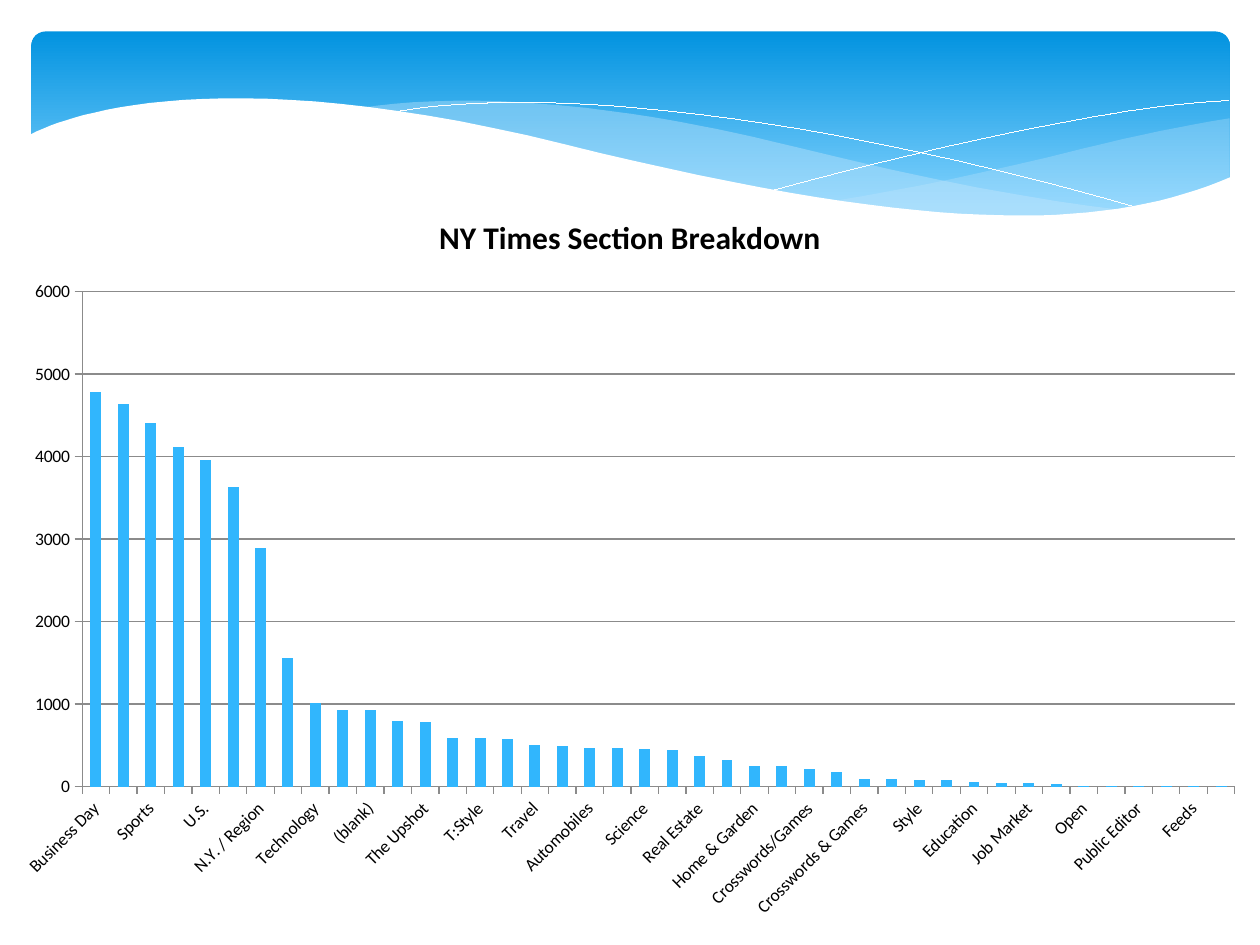
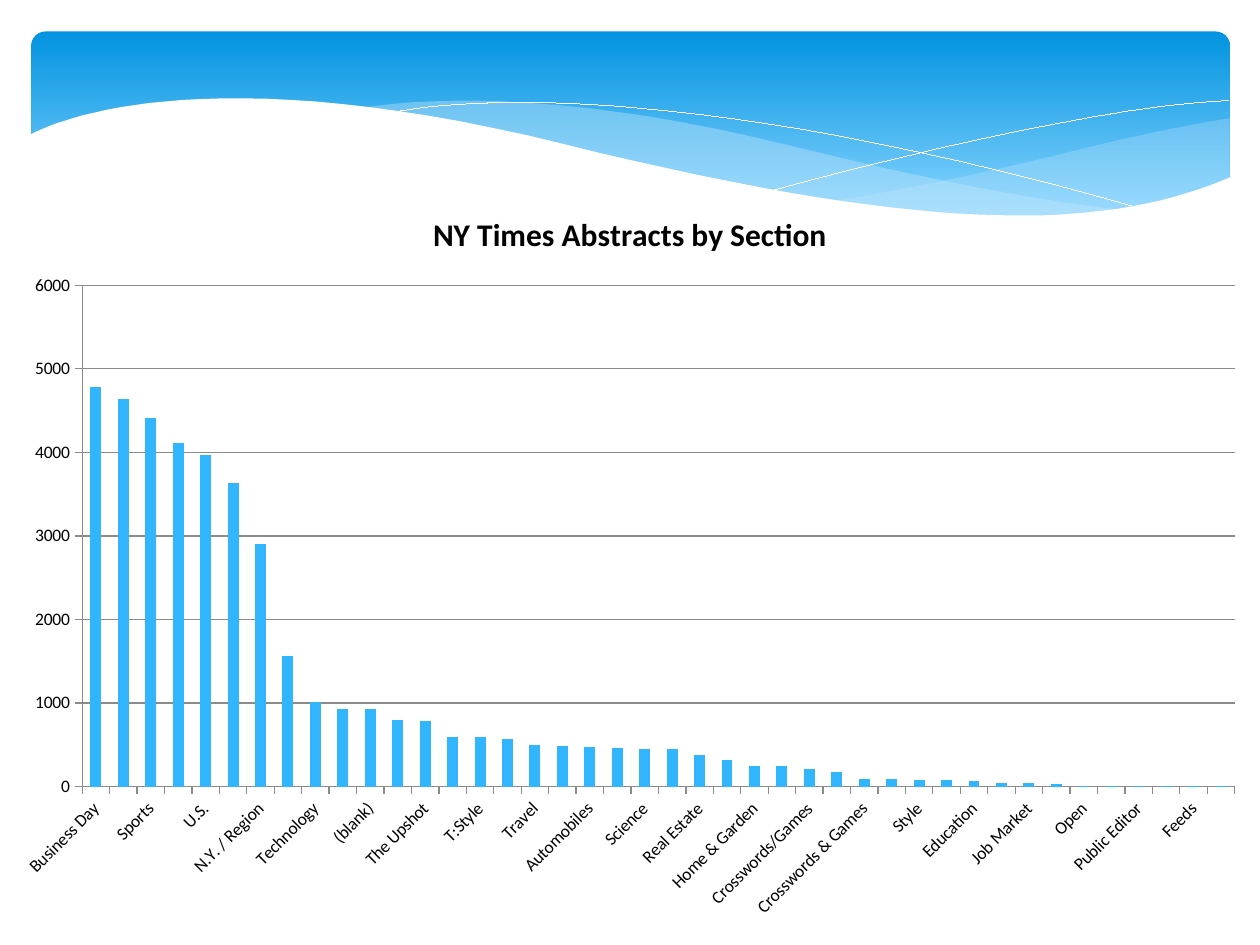
Before and after one commit to Mletter1/Challenge1, a slide deck: slide 4 of Presentation.pptx. Drawn at 1260x945 pixels with LibreOffice and Linux fonts; fonts in the diff are those of the drawing. Boxes give left, top, right and bottom in pixels: in the first picture for what was removed or moved away, otherwise in the second. Text is boxed around its words. In the diff, an @@ line names an element or a change of style, - is before the commit and + after.

Commit message:
small presentation updates

```diff
--- a/Presentation.pptx
+++ b/Presentation.pptx
@@ column chart at [0, 188, 1260, 931] @@
@@ title "NY Times Section Breakdown" to "NY Times Abstracts by Section" @@
```
Also in this commit, not shown: 2 slides added.
